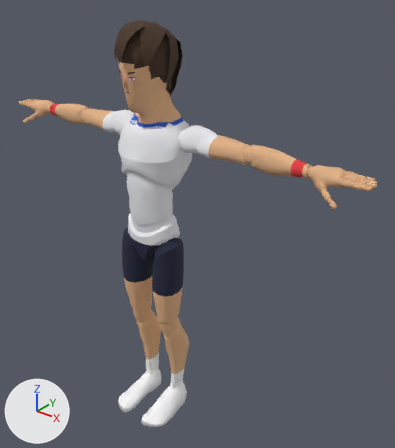
The glTF model sweetspot/models/players/p04.glb as it was, and as the next commit left it.
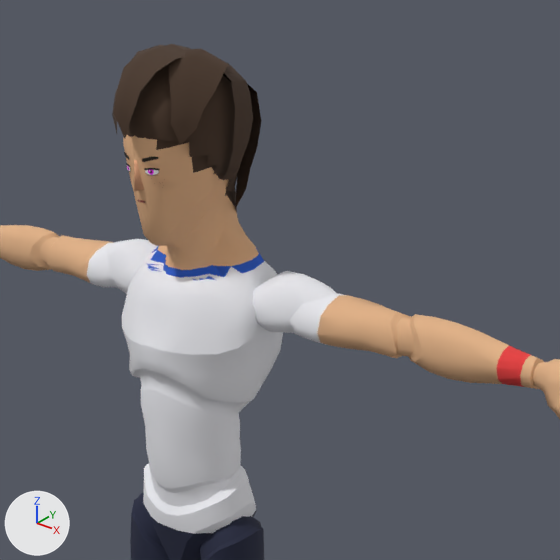
Each version is shown whole from a 50 mm lens placed at (1.56, -1.63, 2.12), pointed at (0.15, 0.14, 1.02), then close up on the part from 16% to 81% of the width and 0% to 58% of the height. The axes (+X, +Y, +Z) are drawn at lower left. The lights are the same throughout. The older version's two pictures come first. Vertices at exactly the same position are counted once.

The first close-up shows 'Body', 'Face', 'Hair' and 1 more.
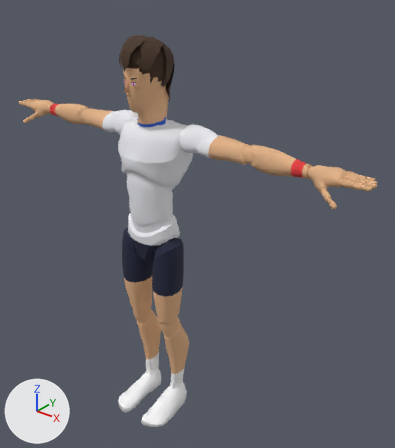
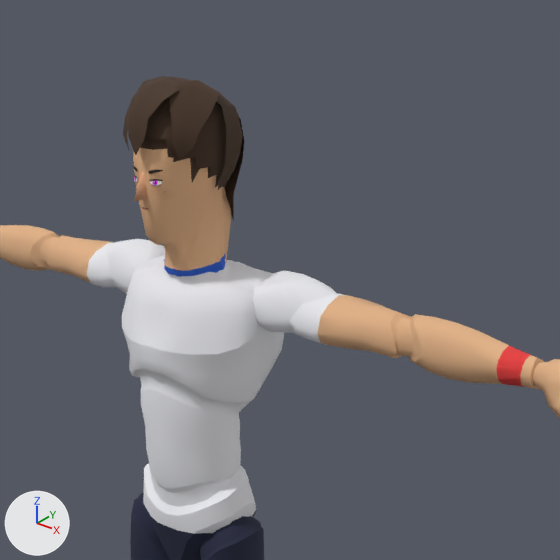
Boxes [x1, y1, x2, y2] around the edits, measured in the close-ups (560 x 560 px; the box of a moved part takes in the faces that stretch with it):
'Body', reshaped: before [0, 135, 560, 560]; after [0, 138, 560, 560]
'Hair', reshaped (19% narrower, 14% shorter): before [112, 44, 261, 212]; after [123, 76, 244, 221]
'Face', reshaped: before [124, 152, 159, 203]; after [133, 166, 163, 210]
part 1 of me_mannequin, moved or reshaped: before [113, 135, 303, 320]; after [113, 138, 303, 320]
part 2 of me_mannequin, surface changed: before [146, 140, 235, 280]; after [148, 149, 231, 286]
part 4 of me_hair, rebuilt: before [126, 64, 241, 212]; after [145, 97, 230, 187]
part 5 of me_hair, rebuilt (16% narrower, 17% shorter): before [112, 44, 228, 145]; after [123, 76, 220, 160]
part 6 of me_hair, rebuilt (26% narrower, 12% shorter): before [223, 74, 261, 209]; after [216, 102, 244, 221]
part 7 of me_hair, rebuilt (7% narrower, 18% shorter): before [224, 63, 253, 180]; after [216, 94, 243, 190]

The edits, one by one:
me_mannequin is used by ob_body; location (0.0, 0.0, 0.0).
me_mannequin had 7380 vertices, 14515 faces and spanned x -0.97..0.97, y -0.21..0.14, z 0.0..1.86.
me_mannequin now has 7378 vertices, 14511 faces and spans x -0.97..0.97, y -0.21..0.14, z 0.0..1.81.
me_mannequin part 1: 241 vertices moved from x -0.21..0.21, y -0.13..0.14, z 1.32..1.86 to x -0.21..0.21, y -0.11..0.14, z 1.33..1.81; 111 vertices removed from x -0.13..0.13, y -0.04..0.12, z 1.49..1.79; 109 vertices added at x -0.13..0.13, y -0.05..0.11, z 1.48..1.67.
me_mannequin part 2: 23 kept faces spanning x -0.09..0.09, y -0.1..0.09, z 1.48..1.74 get new texture (UV) coordinates.
me_face is used by ob_face; location (0.0, 0.0, 0.0).
me_face had 50 vertices, 64 faces and spanned x -0.0672..0.0672, y -0.1276..-0.0304, z 1.6106..1.7281.
me_face now has 54 vertices, 66 faces and spans x -0.0594..0.0594, y -0.1103..-0.0313, z 1.6022..1.7234.
me_face part 3: the whole mesh is rebuilt.
me_hair is used by ob_hair; location (0.0, 0.0, 0.0).
me_hair had 479 vertices, 908 faces and spanned x -0.111..0.111, y -0.154..0.163, z 1.573..1.904.
me_hair now has 448 vertices, 846 faces and spans x -0.097..0.097, y -0.125..0.121, z 1.571..1.849.
me_hair part 4: the loose piece of 253 vertices spanning x -0.091..0.091, y -0.125..0.133, z 1.573..1.872 is rebuilt with 221 vertices and now spans x -0.08..0.08, y -0.102..0.098, z 1.643..1.822.
me_hair part 5: the loose piece of 85 vertices spanning x -0.111..0.111, y -0.154..0.077, z 1.748..1.904 is rebuilt with 85 vertices and now spans x -0.095..0.095, y -0.125..0.061, z 1.718..1.849.
me_hair part 6: the loose piece of 84 vertices spanning x -0.086..0.086, y 0.045..0.163, z 1.577..1.871 is rebuilt with 85 vertices and now spans x -0.071..0.071, y 0.032..0.121, z 1.571..1.821.
me_hair part 7: the loose piece of 57 vertices spanning x -0.111..0.111, y 0.007..0.113, z 1.67..1.873 is rebuilt with 57 vertices and now spans x -0.097..0.097, y 0.001..0.092, z 1.652..1.823.
